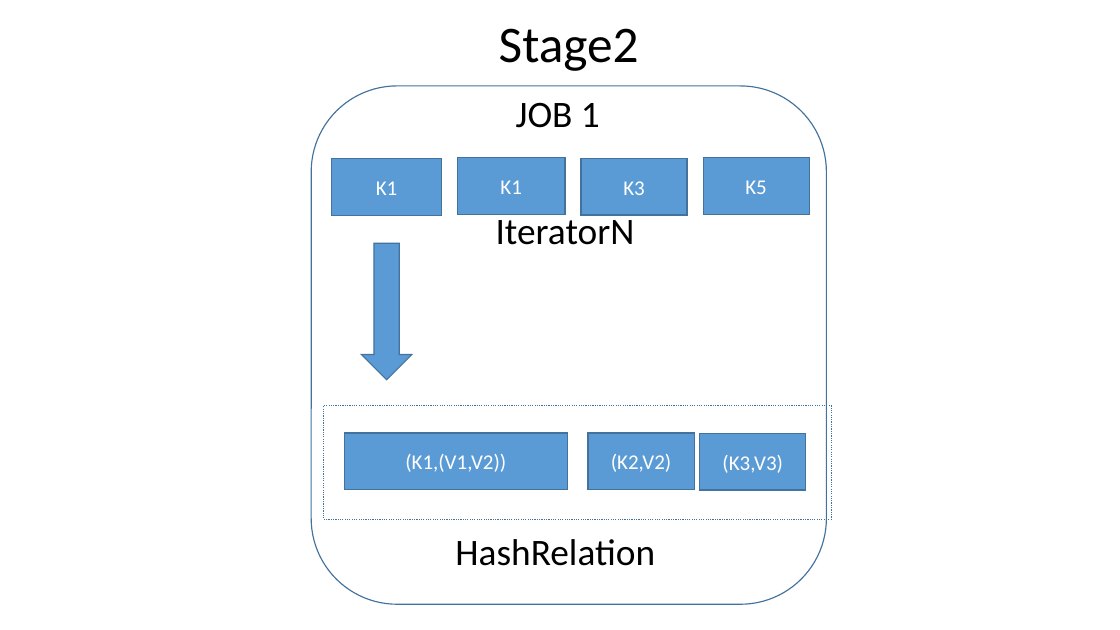
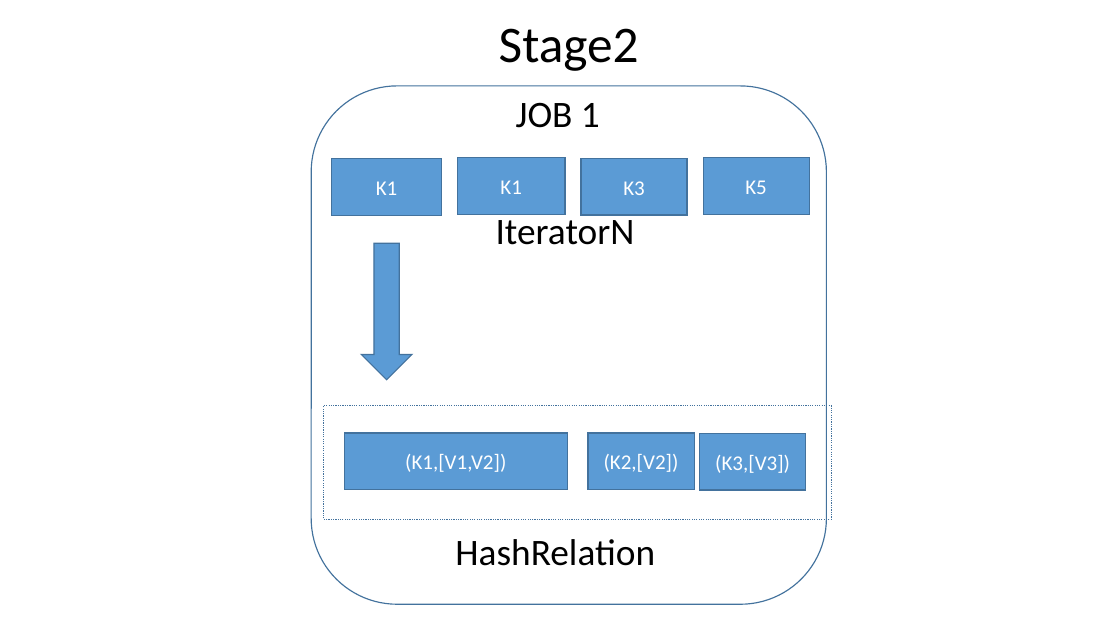
Before and after one commit to nkudinov/apache_spark_pptx, a slide deck: slide 6 of Spark_join4.pptx. Drawn at 1120x630 pixels with LibreOffice and Linux fonts; fonts in the diff are those of the drawing. Boxes give left, top, right and bottom in pixels: in the first picture for what was removed or moved away, otherwise in the second. Text is boxed around its words. In the diff, an @@ line names an element or a change of style, - is before the commit and + after.

```diff
--- a/Spark_join4.pptx
+++ b/Spark_join4.pptx
@@ text in rectangle at (405, 454, 506, 472): text changed @@
-(K1,(V1,V2))
+(K1,[V1,V2])
@@ text in rectangle at (604, 454, 679, 472): text changed @@
-(K2,V2)
+(K2,[V2])
@@ text in rectangle at (715, 455, 790, 473): text changed @@
-(K3,V3)
+(K3,[V3])
```
Also in this commit, not shown: 7 other slides changed, 1 slide added, 1 slide removed.
